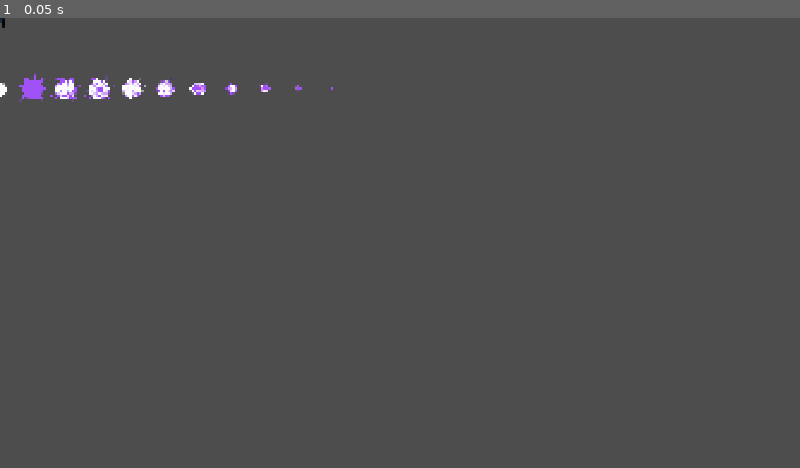
Above: before the commit, frame 1.
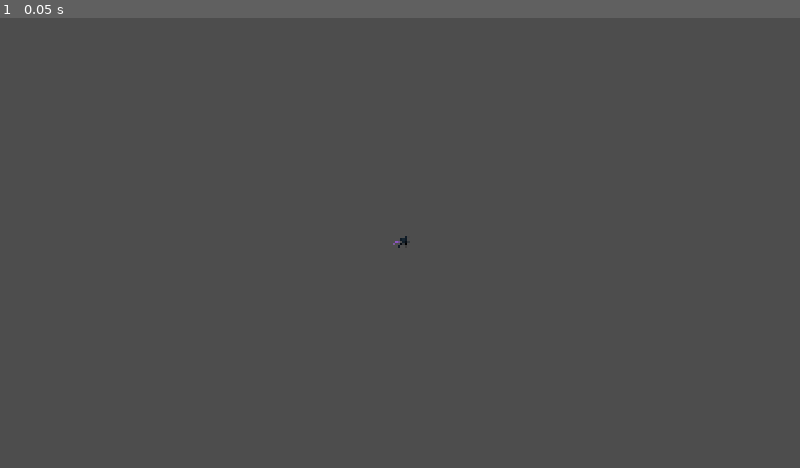
Above: after the commit, the same moment.

Repository: dtrvanwilder/needle-project
Game: Godot game, scene res://Scenes/player.tscn
Two runs of this game, one before a commit and one after it. Both use one fixed random seed, a clock stepped at 60 frames per second and the inputs below. Before the commit the project has no main scene; this scene is started directly in both runs.
Inputs:
- Up to frame 1 (0.05 s): no input

The runs differ from the first frame. In frame 1, 0.7% of the frame differs, in the area x 0-52%, y 0-52%.

Commit message:
feat added world scene and floor

Diff:
--- /dev/null
+++ b/Entities/Player/player.gd
@@ -0,0 +1,25 @@
+extends CharacterBody2D
+
+
+const SPEED = 300.0
+const JUMP_VELOCITY = -400.0
+
+
+func _physics_process(delta: float) -> void:
+	# Add the gravity.
+	if not is_on_floor():
+		velocity += get_gravity() * delta
+
+	# Handle jump.
+	if Input.is_action_just_pressed("ui_accept") and is_on_floor():
+		velocity.y = JUMP_VELOCITY
+
+	# Get the input direction and handle the movement/deceleration.
+	# As good practice, you should replace UI actions with custom gameplay actions.
+	var direction := Input.get_axis("ui_left", "ui_right")
+	if direction:
+		velocity.x = direction * SPEED
+	else:
+		velocity.x = move_toward(velocity.x, 0, SPEED)
+
+	move_and_slide()
--- a/Scenes/player.tscn
+++ b/Scenes/player.tscn
@@ -1,13 +1,21 @@
 [gd_scene format=3 uid="uid://dkhqxt1pwuf6x"]
 
+[ext_resource type="Script" uid="uid://b3xkn6eusc8ub" path="res://Entities/Player/player.gd" id="1_cvnsp"]
 [ext_resource type="Texture2D" uid="uid://drmjhesfmwdmv" path="res://Assets/NightBorne.png" id="1_v0iea"]
 
 [sub_resource type="CircleShape2D" id="CircleShape2D_cvnsp"]
 
-[node name="Node2D" type="CharacterBody2D" unique_id=2071726115]
+[node name="Player" type="CharacterBody2D" unique_id=2071726115]
+script = ExtResource("1_cvnsp")
 
 [node name="Sprite2D" type="Sprite2D" parent="." unique_id=53234340]
 texture = ExtResource("1_v0iea")
+hframes = 24
+vframes = 4
 
 [node name="CollisionShape2D" type="CollisionShape2D" parent="." unique_id=129180611]
 shape = SubResource("CircleShape2D_cvnsp")
+
+[node name="Camera2D" type="Camera2D" parent="." unique_id=1120340373]
+position = Vector2(-5.0000076, 1.9999924)
+scale = Vector2(0.7080435, 0.68808657)
--- /dev/null
+++ b/Scenes/world.tscn
@@ -0,0 +1,9 @@
+[gd_scene format=3 uid="uid://cmivs1jpr6cqd"]
+
+[sub_resource type="WorldBoundaryShape2D" id="WorldBoundaryShape2D_yp4wr"]
+distance = -1.0
+
+[node name="Node2D" type="Area2D" unique_id=1337618174]
+
+[node name="CollisionShape2D" type="CollisionShape2D" parent="." unique_id=115331821]
+shape = SubResource("WorldBoundaryShape2D_yp4wr")
--- a/project.godot
+++ b/project.godot
@@ -11,6 +11,7 @@
 [application]
 
 config/name="Needle_Project"
+run/main_scene="uid://dkhqxt1pwuf6x"
 config/features=PackedStringArray("4.6", "Forward Plus")
 
 [display]
Not shown, added: Entities/Player/player.gd.uid
